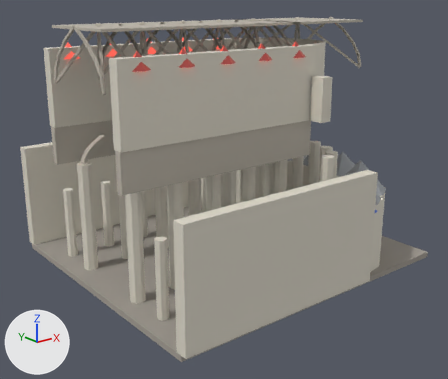
What one commit did to the Blender file assets/maps/notre_dame/blender/04_choir_apse.blend.
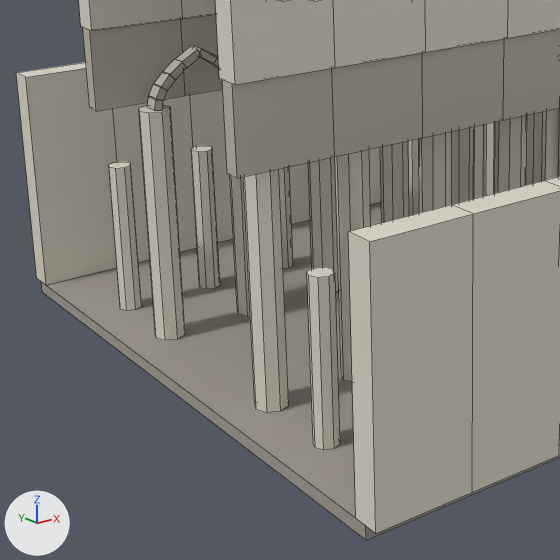
Each version appears first whole from a 50 mm camera at (-13.2, -67.8, 36.4) aimed at (39.9, -1.4, 9.8), and next in a close-up on the part from 3% to 60% of the width and 30% to 98% of the height. Lighting does not change. The marker at lower left points along +X, +Y and +Z. The first two pictures are the older version. The close-ups show mesh edges as thin lines. Objects named as collision shapes, trigger or cutter boxes, shadow casters or lower levels of detail are left out.

Objects in the first close-up: 'choir_apse_stone', 'choir_apse_stonedark', 'choir_apse_stoneshaded'.
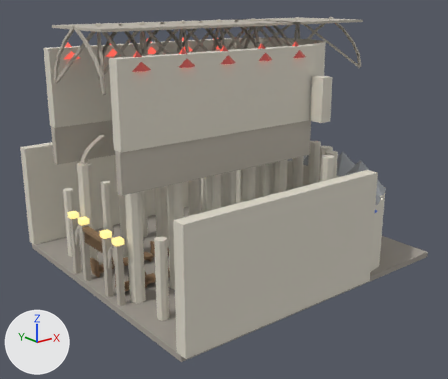
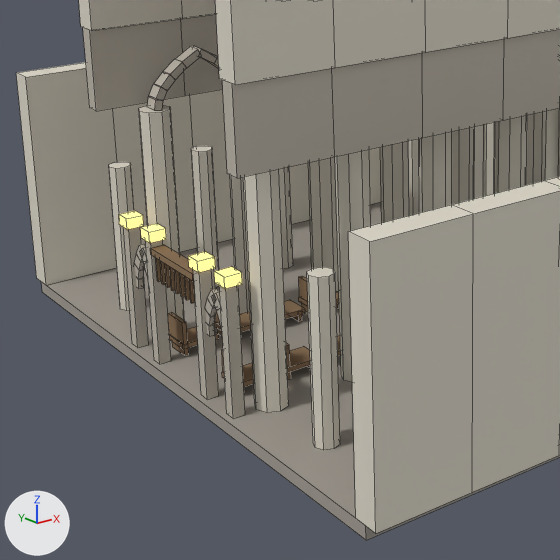
Boxes (x1, y1, x2, y2) around the edits, measured in the close-ups (560 x 560 px):
'choir_apse_stoneshaded', reshaped
    before: (83, 14, 560, 178)
    after: (83, 14, 560, 419)
'choir_apse_oak', added (brown)
    after: (150, 245, 341, 386)
'choir_apse_gold_nocol', added (yellow)
    after: (119, 211, 242, 289)
part 1 of me_choir_apse_stoneshaded_mesh, added
    after: (219, 286, 245, 419)
part 2 of me_choir_apse_stoneshaded_mesh, added
    after: (193, 269, 219, 400)
part 3 of me_choir_apse_stoneshaded_mesh, added
    after: (145, 240, 171, 364)
part 4 of me_choir_apse_stoneshaded_mesh, added
    after: (123, 227, 149, 348)
part 5 of me_choir_apse_stoneshaded_mesh, added
    after: (206, 323, 215, 336)
part 6 of me_choir_apse_stoneshaded_mesh, added
    after: (136, 277, 144, 289)
part 7 of me_choir_apse_stoneshaded_mesh, added
    after: (205, 288, 222, 331)
part 8 of me_choir_apse_stoneshaded_mesh, added
    after: (135, 244, 148, 279)

The edits, one by one:
Material 'NDOak' (mat_ndoak) is new.
Its base color is (0.27, 0.17, 0.09) (brown #8e7355).
Its roughness is 0.88.
Material 'NDGold' (mat_ndgold) is new.
Its base color is (0.86, 0.68, 0.26) (yellow #efd78b).
Its metallic is 0.85.
Its roughness is 0.28.
Its emission color is (0.86, 0.68, 0.26) (yellow #efd78b).
Its emission strength is 1.2.
me_choir_apse_stoneshaded_mesh is used by ob_choir_apse_stoneshaded; location (0.0, 0.0, 0.0).
me_choir_apse_stoneshaded_mesh had 720 vertices, 540 faces and spanned x 19.2..49.2, y -9.0..9.0, z 15.0..20.0.
me_choir_apse_stoneshaded_mesh now has 888 vertices, 666 faces and spans x 19.2..49.2, y -9.0..9.0, z 0.0..20.0.
me_choir_apse_stoneshaded_mesh part 1: a new loose piece, a box spanning x 19.67..20.43, y -6.38..-5.62, z 0.0..8.2, in mat_ndstoneshaded (light grey #bfb8ac).
me_choir_apse_stoneshaded_mesh part 2: a new loose piece, a box spanning x 19.67..20.43, y -3.38..-2.62, z 0.0..8.2, in mat_ndstoneshaded (light grey #bfb8ac).
me_choir_apse_stoneshaded_mesh part 3: a new loose piece, a box spanning x 19.67..20.43, y 2.62..3.38, z 0.0..8.2, in mat_ndstoneshaded (light grey #bfb8ac).
me_choir_apse_stoneshaded_mesh part 4: a new loose piece, a box spanning x 19.67..20.43, y 5.62..6.38, z 0.0..8.2, in mat_ndstoneshaded (light grey #bfb8ac).
me_choir_apse_stoneshaded_mesh part 5: the loose piece of 8 vertices spanning x 19.2..25.2, y -9.0..-8.0, z 15.0..20.0 is copied, and the copy is scaled about its middle by (0.0533, 0.696, 0.14), then moved by (-2.2, 5.1, -13.1); it spans x 19.9..20.2, y -3.8..-3.0, z 4.1..4.8.
me_choir_apse_stoneshaded_mesh part 6: the loose piece of 8 vertices spanning x 19.2..25.2, y 8.0..9.0, z 15.0..20.0 is copied, and the copy is scaled about its middle by (0.0533, 0.696, 0.14), then moved by (-2.2, -2.9, -13.1); it spans x 19.9..20.2, y 5.2..6.0, z 4.1..4.8.
me_choir_apse_stoneshaded_mesh part 7: 48 vertices added at x 19.9..20.2, y -5.9..-3.1, z 4.7..7.1.
me_choir_apse_stoneshaded_mesh part 8: 48 vertices added at x 19.9..20.2, y 3.1..5.9, z 4.7..7.1.
Other edits to the shape of me_choir_apse_stoneshaded_mesh do not show in these pictures.
Mesh me_choir_apse_oak_mesh is new.
It has 336 vertices, 252 faces and spans x 19.6..33.3, y -4.35..4.35, z 0.07..7.62.
It uses material mat_ndoak (brown #8e7355).
Mesh me_choir_apse_gold_nocol_mesh is new.
It consists of a box spanning x 19.5..20.6, y -6.55..-5.45, z 8.0..8.7; a box spanning x 19.5..20.6, y -3.55..-2.45, z 8.0..8.7; a box spanning x 19.5..20.6, y 2.45..3.55, z 8.0..8.7; a box spanning x 19.5..20.6, y 5.45..6.55, z 8.0..8.7.
It uses material mat_ndgold (yellow #efd78b, glowing yellow #efd78b).
Object 'choir_apse_oak' (ob_choir_apse_oak) is new; it shows me_choir_apse_oak_mesh.
Its location is (0.0, 0.0, 0.0).
Object 'choir_apse_gold_nocol' (ob_choir_apse_gold_nocol) is new; it shows me_choir_apse_gold_nocol_mesh.
Its location is (0.0, 0.0, 0.0).
